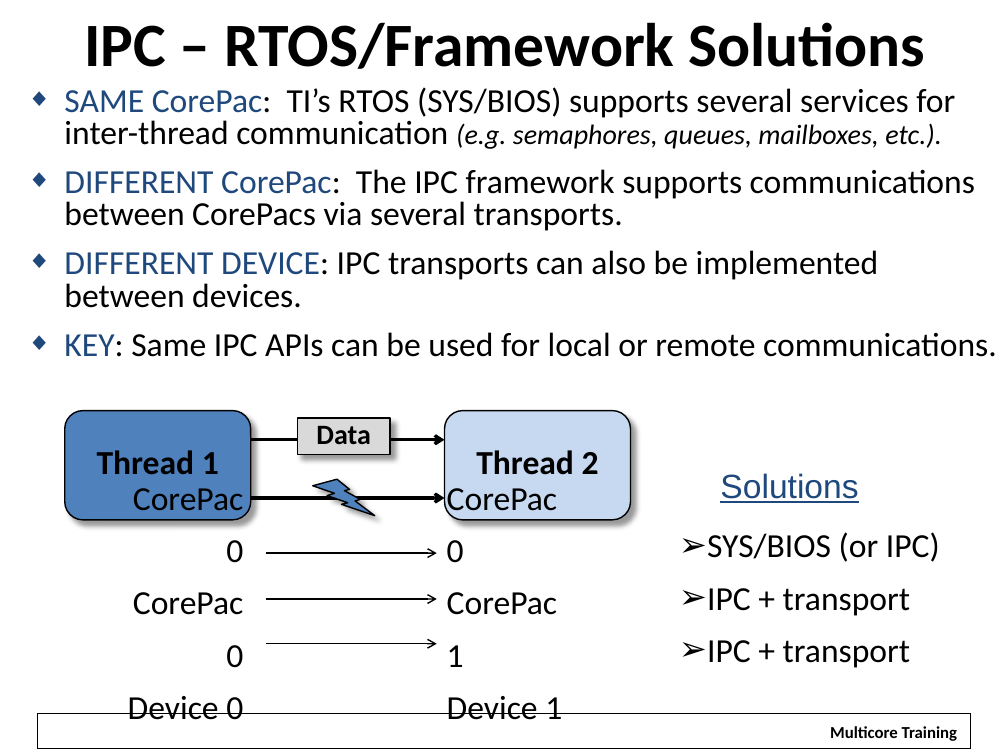
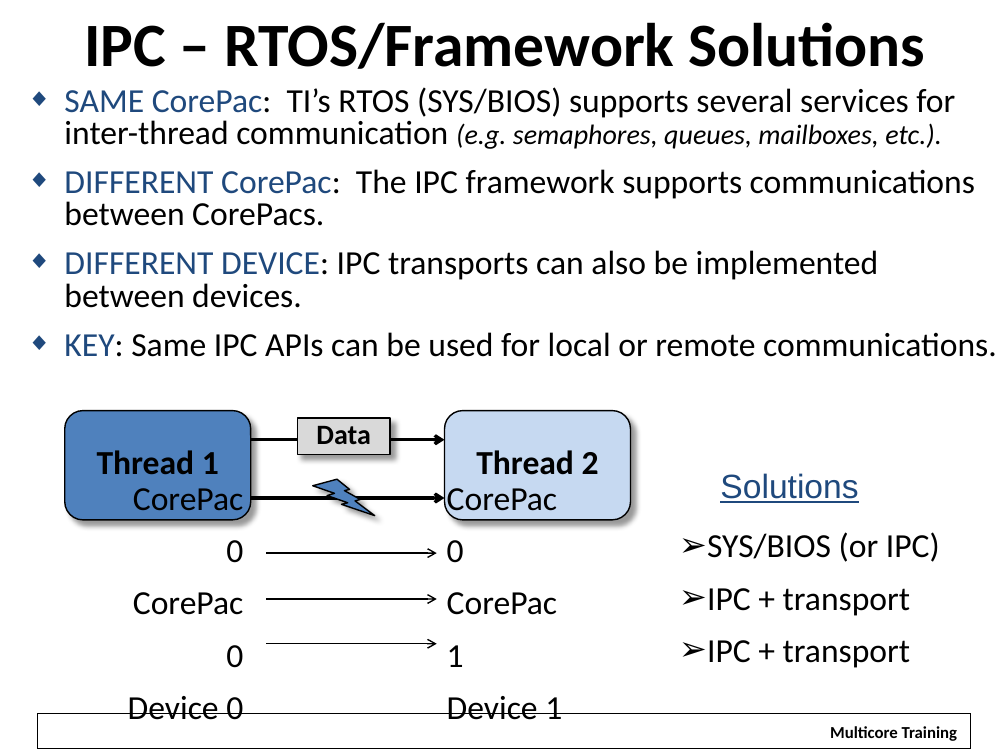
Before and after one commit to hari1989/keystone-workshop, a slide deck: slide 4 of preliminary/Working/presentations/KeyStoneII_ IPC.pptx (slide 5 before the commit). Drawn at 1008x756 pixels with LibreOffice and Linux fonts; fonts in the diff are those of the drawing; background and template pictures are left out. Boxes give left, top, right and bottom in pixels: in the first picture for what was removed or moved away, otherwise in the second. Text is boxed around its words. In the diff, an @@ line names an element or a change of style, - is before the commit and + after.

```diff
--- a/preliminary/Working/presentations/KeyStoneII_ IPC.pptx
+++ b/preliminary/Working/presentations/KeyStoneII_ IPC.pptx
@@ text at [64, 169, 975, 226]: text changed @@
-◆ DIFFERENT CorePac: The IPC framework supports communications
-  between CorePacs via several transports.
+◆ DIFFERENT CorePac: The IPC framework supports communications
+  between CorePacs.
```
Also in this commit, not shown: 3 other slides changed, 11 slides added, 11 slides removed.
